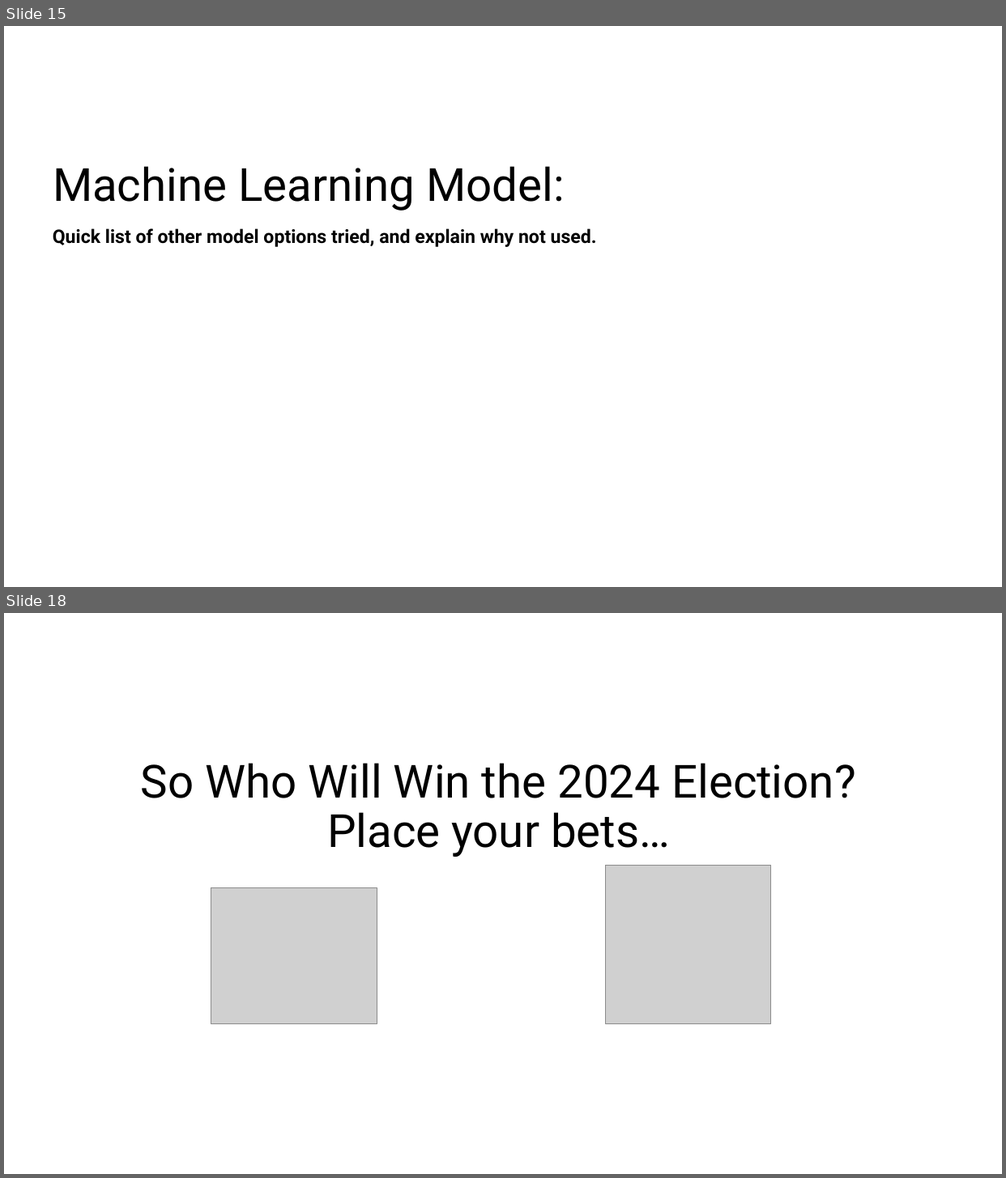
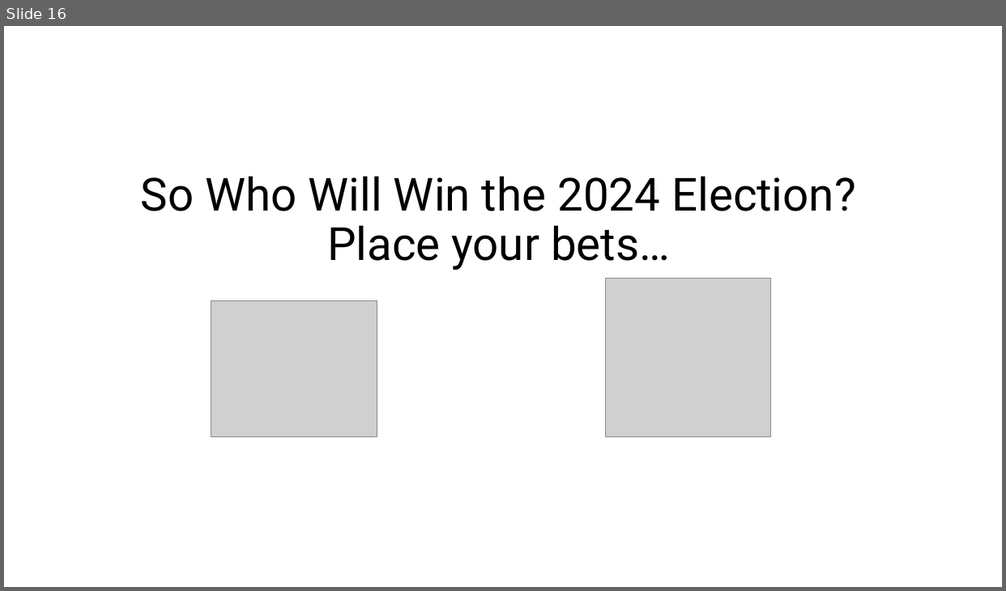
Before and after one commit to azmedtech/Election_Prediction_Project_4, a slide deck: Election_Prediction_Presentation.pptx. Shown one above the other, each under a label of ours: slides 15 and 18 before the commit, slide 16 after it; the slides between them are not shown. The pictures are 1006x1178 and 1006x591 pixels, drawn with LibreOffice and Linux fonts; fonts in the diff are those of the drawing; grey boxes stand for pictures; background and template pictures are left out. Boxes give left, top, right and bottom in pixels: in the first picture for what was removed or moved away, otherwise in the second. Text is boxed around its words. In the diff, an @@ line names an element or a change of style, - is before the commit and + after.

```diff
--- a/Election_Prediction_Presentation.pptx
+++ b/Election_Prediction_Presentation.pptx
@@ slide 15 removed at [4, 26, 1002, 587], background picture (left out) @@
@@ title removed at [53, 166, 565, 211] @@
-Machine Learning Model:
@@ text removed at [53, 228, 597, 247] @@
-Quick list of other model options tried, and explain why not used.
@@ what was slide 18 is now slide 16 @@
```
Also in this commit, not shown: 4 slides changed, 4 slides added, 6 other slides removed.
